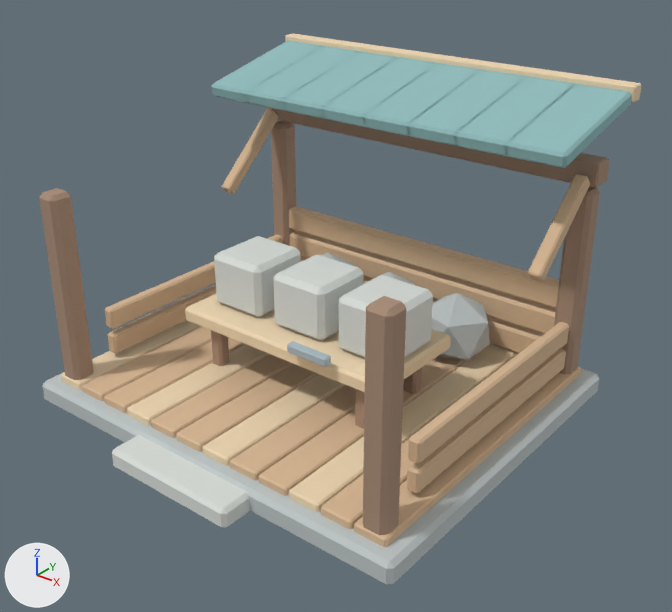
The FBX model unity/Assets/Resources/ForestArt/stone_prep.fbx as it was, and as the next commit left it.
Before and after are seen from a 50 mm lens placed at (3.99, -4.83, 3.83), pointed at (0.23, -0.13, 0.91). Arrows for +X, +Y and +Z are at lower left; the lights stay in place. The first picture is the older version. Where no turn or scale is listed for an object, it has been applied to the vertices.

Objects in the first picture: 'stone_prep_mesh'.
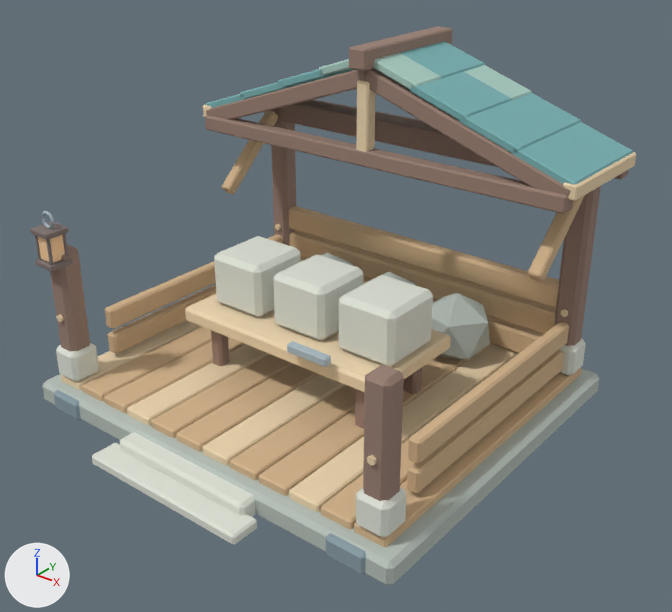
Pixel boxes [x1, y1, x2, y2] of what changed, in the pictures (672 x 612 px; the box of a moved part takes in the faces that stretch with it):
'stone_prep_mesh', reshaped
    before: [39, 33, 642, 585]
    after: [30, 26, 636, 585]
part 1 of me_cube_1527, moved or reshaped
    before: [39, 188, 94, 380]
    after: [50, 245, 90, 352]
part 2 of me_cube_1527, moved or reshaped
    before: [271, 121, 296, 246]
    after: [271, 108, 296, 246]
part 3 of me_cube_1527, moved or reshaped
    before: [363, 296, 406, 535]
    after: [363, 364, 404, 501]
part 4 of me_cube_1527, added
    after: [367, 455, 377, 465]
part 5 of me_cube_1527, moved or reshaped
    before: [554, 187, 600, 374]
    after: [554, 186, 601, 346]
part 6 of me_cube_1527, added
    after: [561, 309, 568, 317]
part 7 of me_cube_1527, moved or reshaped
    before: [285, 33, 642, 103]
    after: [205, 115, 573, 214]
part 8 of me_cube_1527, moved or reshaped
    before: [112, 435, 250, 529]
    after: [120, 432, 255, 517]
part 9 of me_cube_1527, reshaped
    before: [211, 41, 632, 168]
    after: [203, 26, 636, 201]
part 10 of me_cube_1527, added
    after: [30, 211, 406, 574]
part 11 of me_cube_1527, added
    after: [559, 338, 586, 376]

Edits to the bpy script that builds the scene:
```text
Add mat_forest_slate:
    mat_forest_slate = principled_material('Forest_slate')
    mat_forest_slate.base_color = (0.251, 0.337, 0.376)  # greyish cyan #899da5
    mat_forest_slate.roughness = 0.88
Add mat_forest_teal_light:
    mat_forest_teal_light = principled_material('Forest_teal_light')
    mat_forest_teal_light.base_color = (0.396, 0.604, 0.533)  # green #a9ccc1
    mat_forest_teal_light.roughness = 0.88
Add mat_forest_ember:
    mat_forest_ember = principled_material('Forest_ember')
    mat_forest_ember.base_color = (0.949, 0.62, 0.345)  # beige #f9ce9f
    mat_forest_ember.roughness = 0.88
Add mat_forest_darkwood:
    mat_forest_darkwood = principled_material('Forest_darkwood')
    mat_forest_darkwood.base_color = (0.216, 0.173, 0.161)  # grey #807370
    mat_forest_darkwood.roughness = 0.88
Change me_cube_1527:
    used by ob_stone_prep_mesh; location = (0.0, 0.0, 0.0)
    remove me_cube_1527.from_pydata(...)  # 1164 vertices, 2128 faces; spans x -1.66..1.66, y -1.64..1.56, z 0.0..2.4
    add me_cube_1527.from_pydata(...)  # 2220 vertices, 4064 faces; spans x -1.68..1.68, y -1.7..1.52, z 0.0..2.62
    me_cube_1527 part 1: the loose piece of 24 vertices spanning x -1.52..-1.34, y -1.29..-1.11, z 0.2..1.7 is scaled about its middle by (1, 1, 0.691), then moved by (0.0, 0.0, -0.2)
    me_cube_1527 part 2: the loose piece of 24 vertices spanning x -1.52..-1.34, y 1.11..1.29, z 0.2..1.7 is scaled about the mesh origin by (1, 1, 1.14)
    me_cube_1527 part 3: the loose piece of 24 vertices spanning x 1.34..1.52, y -1.29..-1.11, z 0.2..1.7 is scaled about its middle by (1, 1, 0.691), then moved by (0.0, 0.0, -0.2)
    me_cube_1527 part 4: a new loose piece, a 6-sided cylinder along y spanning x 1.405..1.455, y -1.312..-1.288, z 0.721..0.779, in mat_forest_endgrain (beige #edd5af)
    me_cube_1527 part 5: the loose piece of 24 vertices spanning x 1.34..1.52, y 1.11..1.29, z 0.2..1.7 is scaled about the mesh origin by (1, 1, 1.14)
    me_cube_1527 part 6: a new loose piece, a 6-sided cylinder along y spanning x 1.405..1.455, y 1.088..1.112, z 0.721..0.779, in mat_forest_endgrain (beige #edd5af)
    me_cube_1527 part 7: the loose piece of 24 vertices spanning x -1.6..1.6, y 1.44..1.56, z 2.28..2.4 is scaled about its middle by (1.02, 1, 1), then moved by (0.0, -0.99, -0.52), in mat_forest_bark (brown #997f72)
    me_cube_1527 part 8: the loose piece of 24 vertices spanning x -0.55..0.55, y -1.64..-1.28, z 0.0..0.16 is scaled about its middle by (1.1, 0.582, 1.03), then moved by (0.0, 0.04, 0.0)
    me_cube_1527 part 9: 192 vertices removed from x -1.58..1.58, y 0.49..1.51, z 2.03..2.37; 816 vertices added at x -1.68..1.68, y 0.39..1.52, z 1.76..2.62
    me_cube_1527 part 10: 336 vertices added at x -1.55..1.55, y -1.7..-1.08, z 0.0..1.59
    me_cube_1527 part 11: 24 vertices added at x 1.31..1.55, y 1.08..1.32, z 0.23..0.49
    other edits to the shape of me_cube_1527 do not show in these pictures
    add me_cube_1527.materials.append(mat_forest_teal_light)  # green #a9ccc1
    add me_cube_1527.materials.append(mat_forest_ember)  # beige #f9ce9f
    add me_cube_1527.materials.append(mat_forest_darkwood)  # grey #807370
    add me_cube_1527.materials.append(mat_forest_slate)  # greyish cyan #899da5
```
